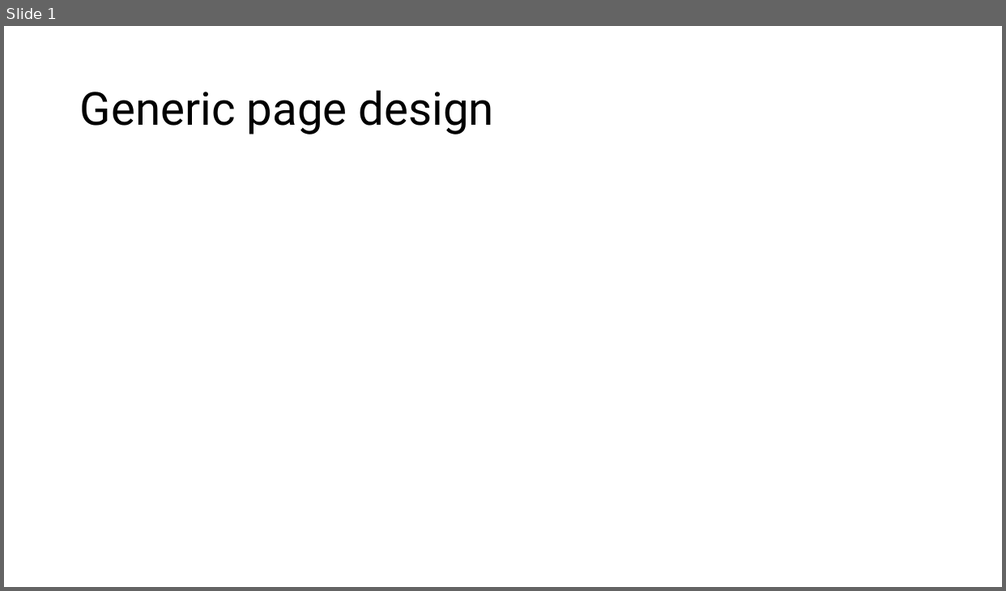
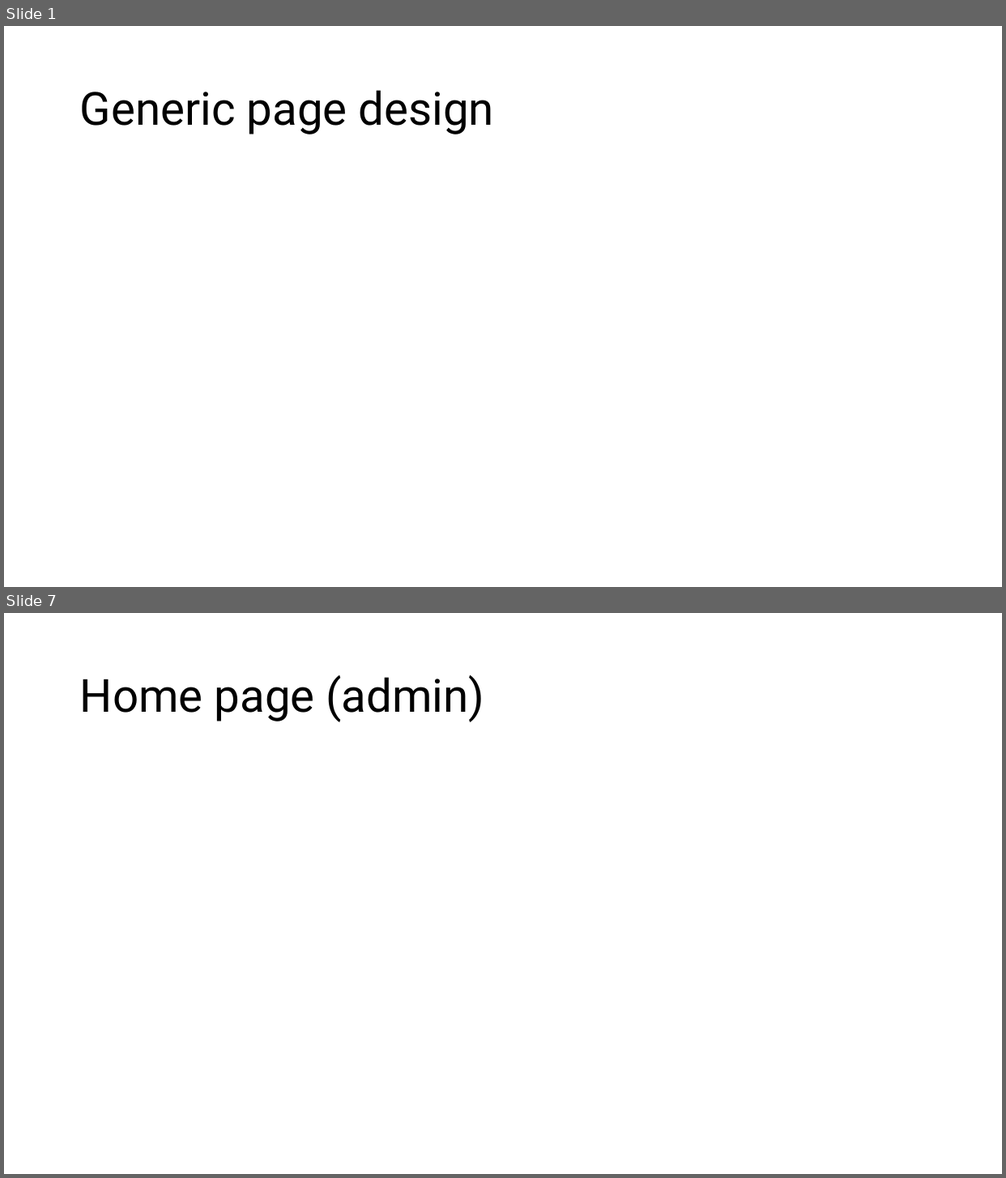
Before and after one commit to programmer647/Coursework, a slide deck: Writeup/Page designs.pptx. Shown one above the other, each under a label of ours: slide 1 before the commit, slides 1 and 7 after it; the slides between them are not shown. The pictures are 1006x591 and 1006x1178 pixels, drawn with LibreOffice and Linux fonts; fonts in the diff are those of the drawing. Boxes give left, top, right and bottom in pixels: in the first picture for what was removed or moved away, otherwise in the second. Text is boxed around its words. In the diff, an @@ line names an element or a change of style, - is before the commit and + after.

```diff
--- a/Writeup/Page designs.pptx
+++ b/Writeup/Page designs.pptx
@@ slide 7 added at (x1=4, y1=613, x2=1002, y2=1174), background #FFFFFF @@
@@ title added at (x1=80, y1=675, x2=485, y2=722), 44 pt, text #000000 @@
+Home page (admin)
```
Also in this commit, not shown: 1 slide changed, 9 other slides added, 3 other files.
